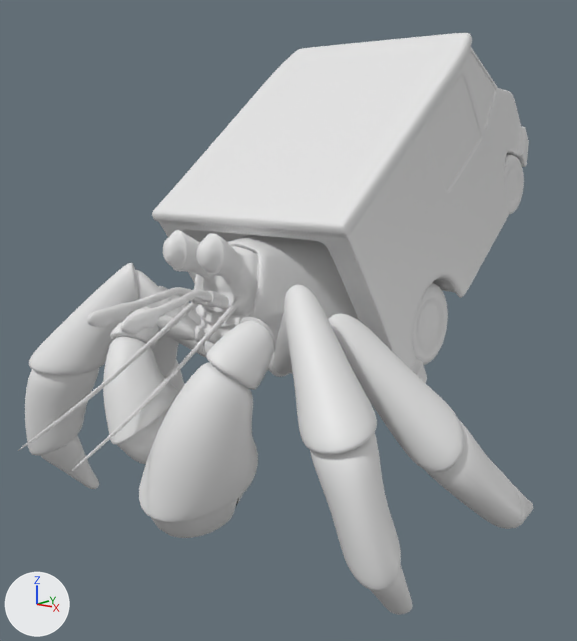
An edit to the Blender file GoingPostal.blend, drawn before and after from the same camera.
Rendered twice from a 50 mm camera at (4.99, -4.67, 3.73) aimed at (-0.27, 1.87, 1.94). Every picture has the same lights, and +X, +Y and +Z are marked at lower left.

The first picture shows 'hermit_claws', 'hermit_main', 'postal_truck x: -37.9'.
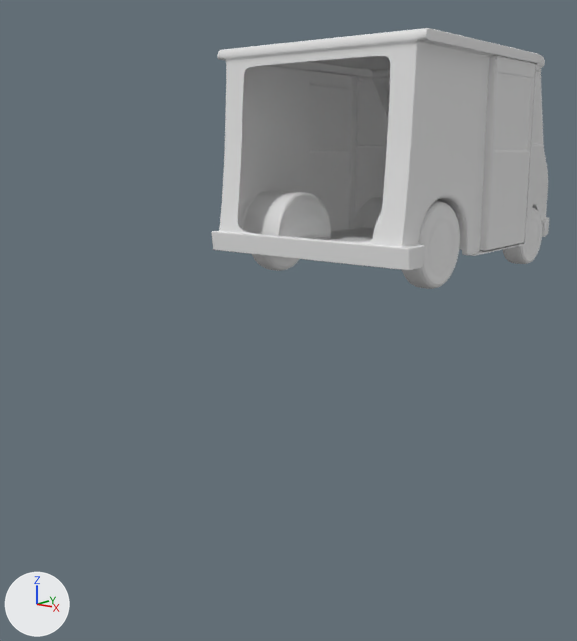
Where the change shows, as pixel boxes (x1, y1, x2, y2) in the pictures (577 x 641 px; the box of a moved part takes in the faces that stretch with it):
'postal_truck x: -37.9', reshaped, turned: before (152, 33, 529, 383); after (211, 28, 549, 289)
'hermit_main', hidden: before (18, 230, 533, 615)
'hermit_claws', hidden: before (103, 306, 276, 538)
'postal_door', added: after (309, 56, 535, 251)
part 1 of me_cube, moved or reshaped: before (413, 283, 448, 365); after (252, 201, 460, 289)
part 2 of me_cube, moved or reshaped: before (504, 155, 524, 215); after (503, 207, 542, 264)
part 3 of me_cube, built on: before (247, 34, 529, 283); after (212, 28, 549, 270)

The change, as a diff of the scene's bpy script:
```diff
--- a/GoingPostal.blend.py
+++ b/GoingPostal.blend.py
@@ me_cube @@
 # used by ob_postal_truck_x___37_9; location = (0.0, 3.78, 2.32); rotation_euler = (-0.661, 0.0, 3.142), in degrees (-38, 0, 180); scale = (1.08, 1.08, 1.08)
-me_cube.from_pydata(...)  # 756 vertices, 692 faces; spans x 0.0..1.18, y -1.94..1.92, z 0.01..2.3
+me_cube.from_pydata(...)  # 986 vertices, 908 faces; spans x 0.0..1.19, y -1.94..1.92, z 0.01..2.3
+# me_cube part 1: the loose piece of 112 vertices spanning x 0.72..0.99, y 0.67..1.53, z 0.01..0.86 is moved by (0.08, 0.0, 0.0)
+# me_cube part 2: the loose piece of 112 vertices spanning x 0.72..0.99, y -1.41..-0.73, z 0.01..0.69 is moved by (0.08, 0.0, 0.0)
+# me_cube part 3: 31 vertices moved from x 0.81..1.09, y -1.94..-0.13, z 0.3..2.09 to x 0.8..1.16, y -1.94..-0.61, z 0.3..2.09; 86 vertices removed from x 0.0..1.09, y -1.91..0.36, z 0.3..2.2; 316 vertices added at x 0.0..1.19, y -1.94..1.89, z 0.3..2.3
 me_cube.materials.append(mat_material)
@@ me_cube_001 @@
+me_cube_001.from_pydata(...)  # 137 vertices, 120 faces; spans x 1.09..1.17, y -0.61..0.36, z 0.32..2.2
+me_cube_001.polygons.foreach_set('use_smooth', [True] * 120)
+me_cube_001.materials.append(mat_material)  # white #e7e7e7
@@ ob_postal_truck_x___37_9 @@
 ob_postal_truck_x___37_9.location = (0.0, 3.78, 2.32)
-ob_postal_truck_x___37_9.rotation_euler = (-0.661, 0.0, 3.142)  # degrees (-38, 0, 180)
+ob_postal_truck_x___37_9.rotation_euler = (0.0, 0.0, 3.142)  # degrees (0, 0, 180)
 ob_postal_truck_x___37_9.scale = (1.08, 1.08, 1.08)
@@ ob_hermit_main @@
 _m = ob_hermit_main.modifiers.new('Bevel', 'BEVEL')
 _m.limit_method = 'WEIGHT'
+ob_hermit_main.hide_set(True)  # its collection is switched off
@@ ob_hermit_claws @@
 _m = ob_hermit_claws.modifiers.new('Subdivision', 'SUBSURF')
+ob_hermit_claws.hide_set(True)  # its collection is switched off
@@ ob_postal_door @@
+ob_postal_door = bpy.data.objects.new('postal_door', me_cube_001)
+ob_postal_door.location = (0.0, 3.78, 2.32)
+ob_postal_door.rotation_euler = (0.0, 0.0, 3.142)  # degrees (0, 0, 180)
+ob_postal_door.scale = (1.08, 1.08, 1.08)
+_m = ob_postal_door.modifiers.new('Mirror', 'MIRROR')
+_m.use_clip = True
+_m = ob_postal_door.modifiers.new('Subdivision', 'SUBSURF')
```
